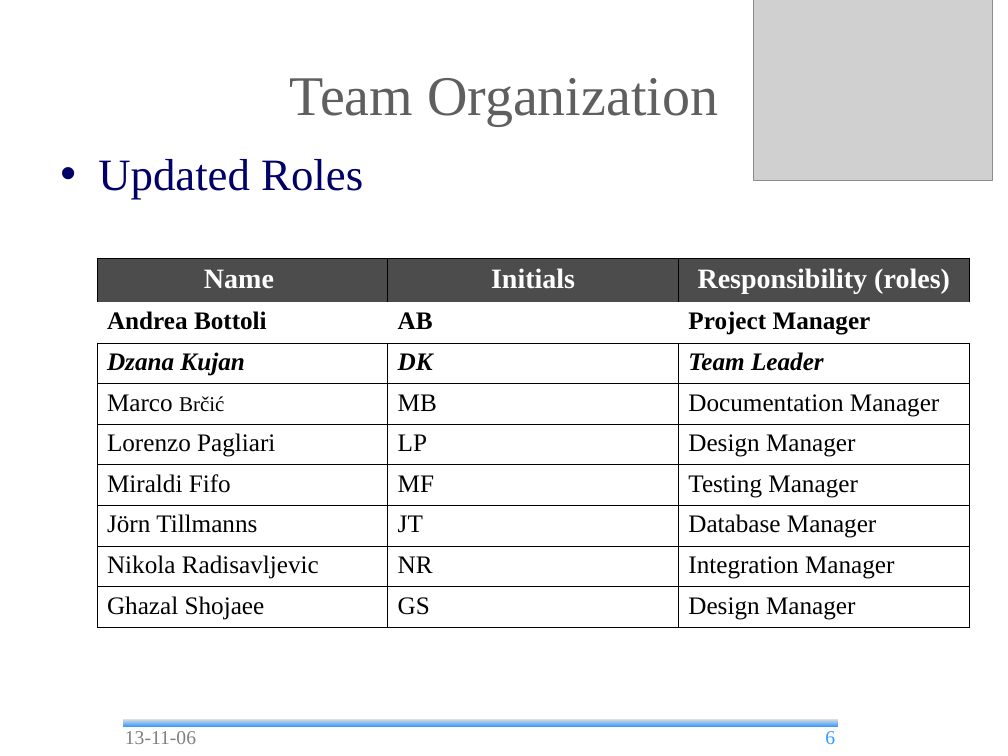
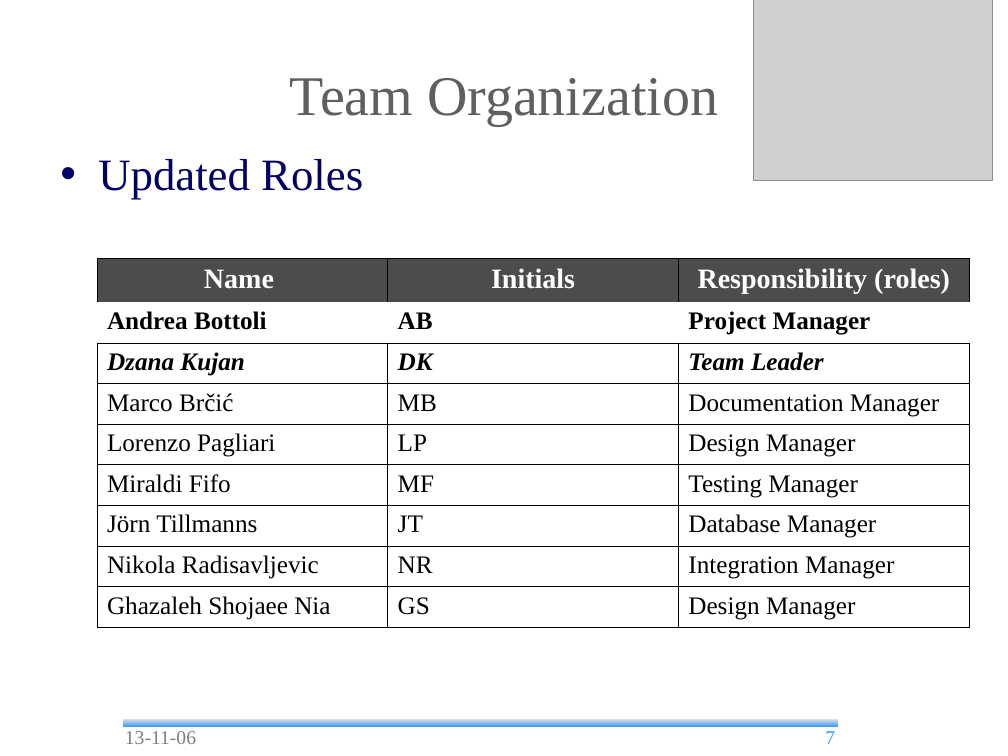
Before and after one commit to andrea-bottoli/DSD, a slide deck: slide 7 of Documentation/Presentation/13_45/Status_Report.odp (slide 6 before the commit). Drawn at 1008x756 pixels with LibreOffice and Linux fonts; fonts in the diff are those of the drawing; grey boxes stand for pictures; background and template pictures are left out. Boxes give left, top, right and bottom in pixels: in the first picture for what was removed or moved away, otherwise in the second. Text is boxed around its words. In the diff, an @@ line names an element or a change of style, - is before the commit and + after.

```diff
--- a/Documentation/Presentation/13_45/Status_Report.odp
+++ b/Documentation/Presentation/13_45/Status_Report.odp
@@ table at (x1=97, y1=258, x2=969, y2=627) @@
-row 9, column 1: Ghazal Shojaee
+row 9, column 1: Ghazaleh Shojaee Nia
@@ size 15 to 18 pt in "Brčić" @@
@@ page number at (x1=825, y1=731, x2=835, y2=744): text changed @@
-6
+7
```
Also in this commit, not shown: 7 other slides changed, 4 slides added, 1 slide removed, 3 other files.
